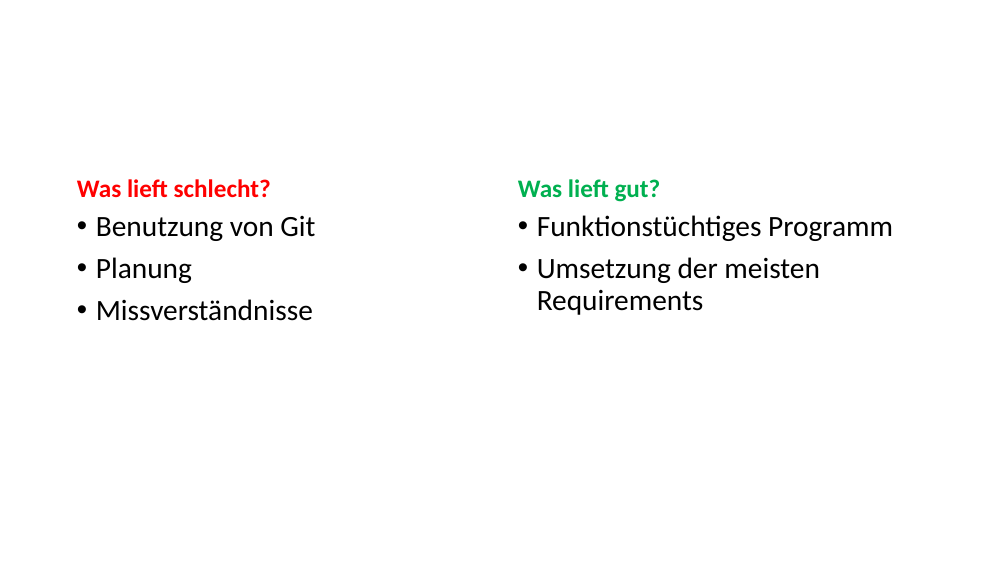
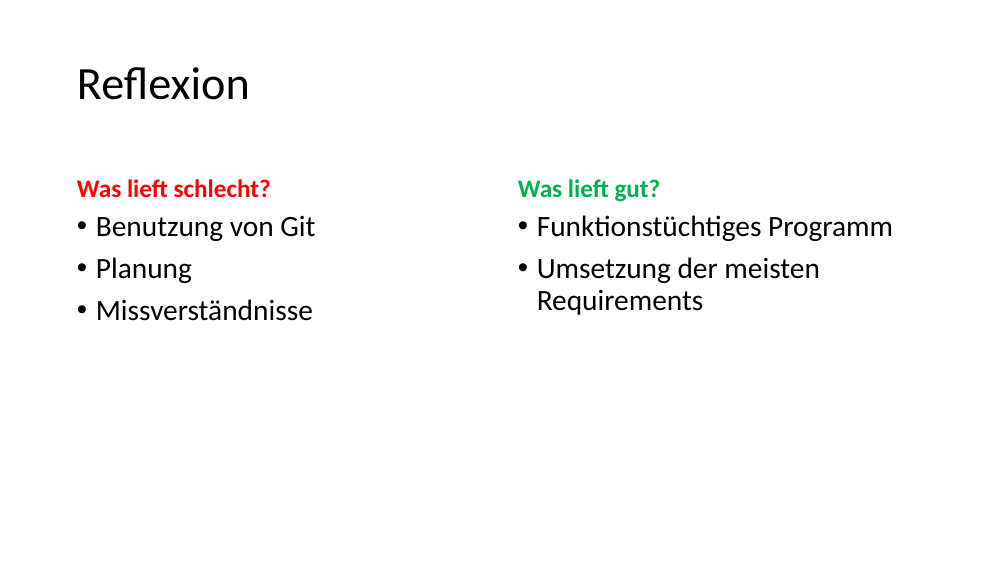
Before and after one commit to Louis9902/Sosse19-SE, a slide deck: slide 5 of Praktikumsbericht/Abschlusspraesentation.pptx. Drawn at 1008x567 pixels with LibreOffice and Linux fonts; fonts in the diff are those of the drawing. Boxes give left, top, right and bottom in pixels: in the first picture for what was removed or moved away, otherwise in the second. Text is boxed around its words. In the diff, an @@ line names an element or a change of style, - is before the commit and + after.

```diff
--- a/Praktikumsbericht/Abschlusspraesentation.pptx
+++ b/Praktikumsbericht/Abschlusspraesentation.pptx
@@ title added at [77,67,250,100], 44 pt, text #000000 @@
+Reflexion
```
Also in this commit, not shown: 2 other slides changed, 1 slide added, 1 slide removed.
